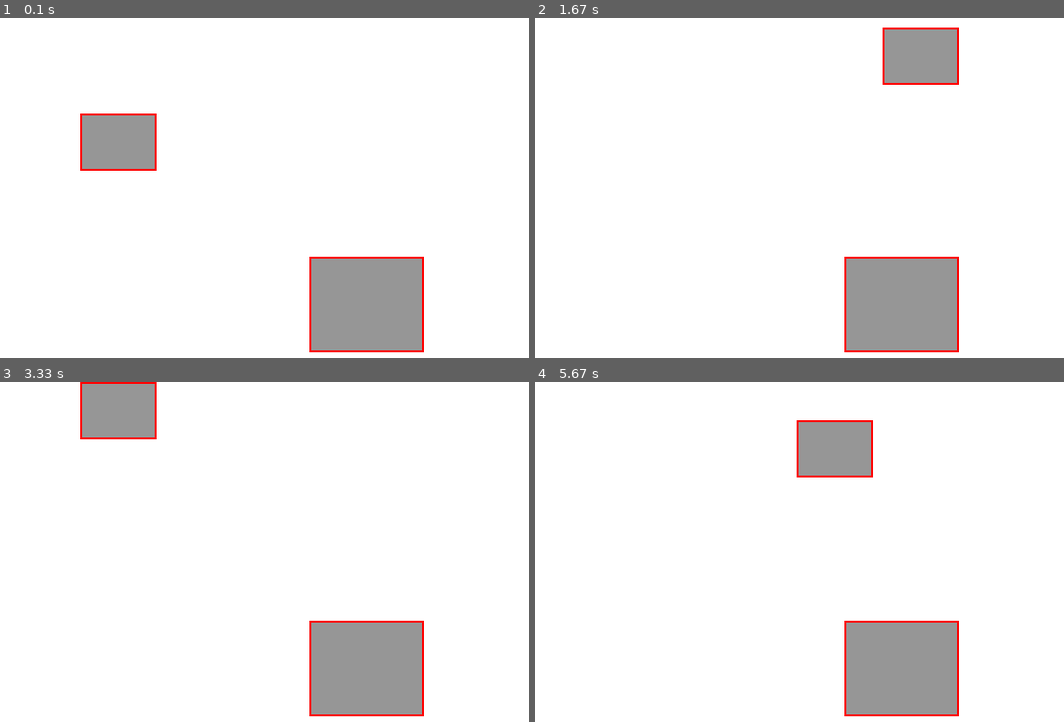
Above: before the commit, frames 1-4 (two rows, left to right).
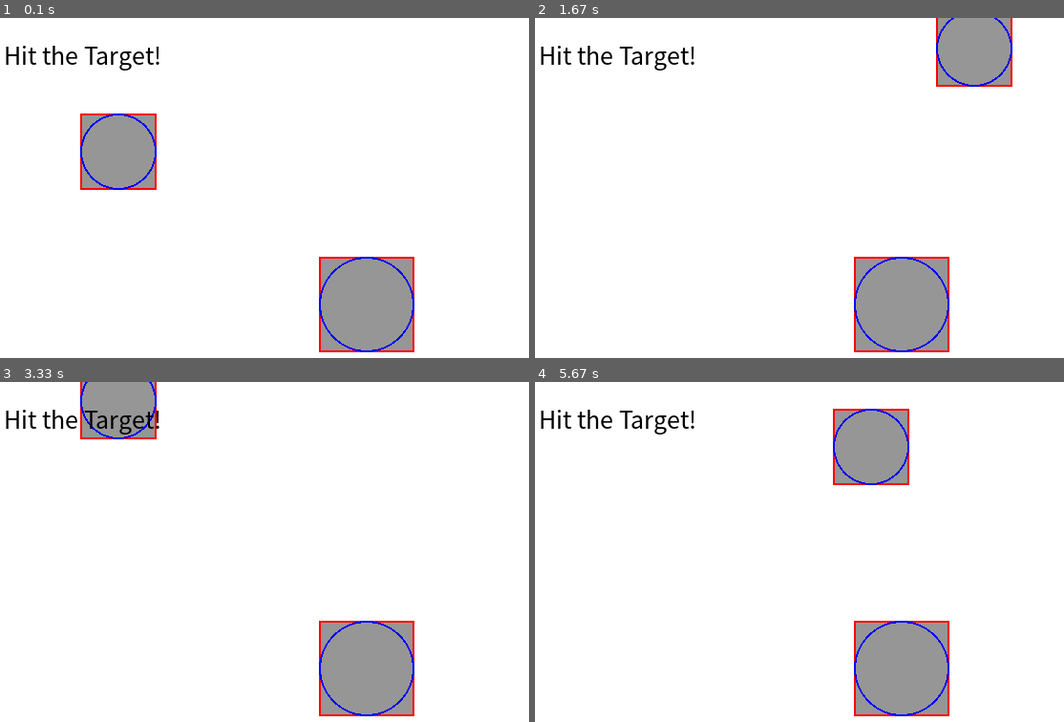
Above: after the commit, the same moments.

Repository: hsh060425/myfirstgame
Game: pygame game, started from vs_hsh/week4.py
The game is run twice, just before and just after one commit, with the same random seed, the same clock (stepped at 60 frames per second) and the same inputs.
Inputs:
- Up to frame 1 (0.1 s): no input
- Up to frame 2 (1.67 s): hold Right 0.33-0.8 s; hold Up 0.83-1.13 s; hold Right 1.17-1.63 s
- Up to frame 3 (3.33 s): hold Left 1.67-2.2 s; hold Down 2.23-2.53 s; hold Left 2.57-2.97 s; hold Up from 3 s (still down)
- Up to frame 4 (5.67 s): release Up at 3.37 s; hold Right 3.4-4.03 s; hold Down 4.07-4.43 s; hold Left 4.47-4.93 s; hold Right 4.97-5.43 s; hold Up from 5.47 s (still down)

The runs differ from the first frame. In frame 1, 3.1% of the frame differs, in the area x 1-81%, y 8-99%; in frame 2, 6.1%, in the area x 1-91%, y 0-99%; in frame 3, 2.3%; in frame 4, 5.4%.

Commit message:
pip_sprite_down

Diff:
--- /dev/null
+++ b/vs_hsh/sprite_test.py
@@ -0,0 +1,109 @@
+import pygame
+from sprite import load_sprite
+
+# --- 초기화 ---
+pygame.init()
+screen = pygame.display.set_mode((800, 600))
+pygame.display.set_caption("충돌 감지 테스트 (마우스로 움직여보세요)")
+clock = pygame.time.Clock()
+# 한글 폰트 설정 (시스템에 따라 폰트명이 다를 수 있음)
+try:
+    font = pygame.font.SysFont("malgungothic", 20)
+    big_font = pygame.font.SysFont("malgungothic", 40)
+except:
+    font = pygame.font.SysFont("arial", 20)
+    big_font = pygame.font.SysFont("arial", 40)
+
+class Entity(pygame.sprite.Sprite):
+    def __init__(self, name, pos, size=None):
+        super().__init__()
+        self.name = name
+        self.image = load_sprite(name, size)
+        self.rect = self.image.get_rect(center=pos)
+        self.mask = pygame.mask.from_surface(self.image)
+
+        # 충돌 상태 변수
+        self.is_rect_hit = False  # 사각형 영역이 닿았는가?
+        self.is_mask_hit = False  # 실제 픽셀이 닿았는가?
+
+    def draw_debug(self, surface):
+        # 1. 이미지 그리기
+        surface.blit(self.image, self.rect)
+
+        # 2. 사각형(Rect) 콜리전 표시 (사각형이 닿으면 노란색, 아니면 녹색)
+        rect_color = (255, 255, 0) if self.is_rect_hit else (0, 255, 0)
+        pygame.draw.rect(surface, rect_color, self.rect, 1)
+
+        # 3. 픽셀(Mask) 콜리전 표시 (픽셀이 닿으면 빨간색, 아니면 어두운 빨간색)
+        mask_color = (255, 0, 0) if self.is_mask_hit else (100, 0, 0)
+        outline_points = self.mask.outline()
+        if len(outline_points) > 1:
+            real_points = [(p[0] + self.rect.x, p[1] + self.rect.y) for p in outline_points]
+            pygame.draw.lines(surface, mask_color, True, real_points, 2)
+
+# --- 객체 생성 ---
+# 장애물들
+obstacles = [
+    Entity("rocket", (150, 300), (80, 220)),
+    Entity("stone", (350, 300)),
+    Entity("sword", (550, 300), (120, 120))
+]
+
+# 플레이어 (모험가)
+player = Entity("adventurer", (700, 100))
+
+running = True
+while running:
+    screen.fill((30, 30, 30))
+
+    for event in pygame.event.get():
+        if event.type == pygame.QUIT:
+            running = False
+
+    # 1. 플레이어 위치 업데이트 (마우스 위치)
+    player.rect.center = pygame.mouse.get_pos()
+
+    # 2. 충돌 상태 초기화
+    player.is_rect_hit = False
+    player.is_mask_hit = False
+    for obs in obstacles:
+        obs.is_rect_hit = False
+        obs.is_mask_hit = False
+
+    # 3. 모든 장애물과 충돌 체크
+    for obs in obstacles:
+        # (A) 사각형 충돌 체크 (Rect)
+        if player.rect.colliderect(obs.rect):
+            player.is_rect_hit = True
+            obs.is_rect_hit = True
+
+            # (B) 사각형이 닿았다면, 더 정밀한 픽셀 충돌 체크 (Mask)
+            # 두 객체의 상대적인 거리(offset)를 계산하여 겹치는지 확인
+            offset = (obs.rect.x - player.rect.x, obs.rect.y - player.rect.y)
+            if player.mask.overlap(obs.mask, offset):
+                player.is_mask_hit = True
+                obs.is_mask_hit = True
+
+    # 4. 그리기
+    for obs in obstacles:
+        obs.draw_debug(screen)
+    player.draw_debug(screen)
+
+    # 5. 화면 하단에 텍스트 알림 표시
+    if player.is_mask_hit:
+        msg = big_font.render("!! 픽셀 충돌 발생 (진짜 닿음) !!", True, (255, 0, 0))
+        screen.blit(msg, (screen.get_width()//2 - msg.get_width()//2, 500))
+    elif player.is_rect_hit:
+        msg = font.render("사각형 영역만 닿음 (투명한 곳)", True, (255, 255, 0))
+        screen.blit(msg, (screen.get_width()//2 - msg.get_width()//2, 520))
+
+    # 가이드 텍스트
+    txt1 = font.render("녹색/황색 선: 사각형 범위 (Rect)", True, (200, 200, 200))
+    txt2 = font.render("빨간색 선: 실제 픽셀 범위 (Mask)", True, (200, 200, 200))
+    screen.blit(txt1, (20, 20))
+    screen.blit(txt2, (20, 45))
+
+    pygame.display.flip()
+    clock.tick(60)
+
+pygame.quit()
--- a/vs_hsh/week4.py
+++ b/vs_hsh/week4.py
@@ -5,27 +5,32 @@
 pygame.init()
 WIDTH, HEIGHT = 800, 600
 screen = pygame.display.set_mode((WIDTH, HEIGHT))
-pygame.display.set_caption("Pygame AABB 시각화")
+pygame.display.set_caption("Pygame Physics: Target Bouncing")
 
 # 색상 정의
 WHITE = (255, 255, 255)
 GRAY = (150, 150, 150)
-RED = (255, 0, 0)
+RED = (255, 0, 0)      # AABB 테두리
+BLUE = (0, 0, 255)     # 원형 바운딩 박스
+YELLOW = (255, 255, 0) # 충돌 시 배경색
 BLACK = (0, 0, 0)
 
-# 2. 오브젝트 설정
-# 이동하는 사각형 (x, y, width, height)
-player_rect = pygame.Rect(100, 100, 80, 60)
-player_speed = 5
+# 2. 오브젝트 초기 설정
+# 플레이어 (조종 가능)
+player_rect = pygame.Rect(100, 100, 80, 80)
+player_speed = 6
 
-# 중앙 고정 사각형
-fixed_rect = pygame.Rect(0, 0, 120, 100)
-fixed_rect.center = (WIDTH // 2, HEIGHT // 2)
-
-# 프레임 조절을 위한 시계
-clock = pygame.time.Clock()
+# 타겟 (중앙 오브젝트)
+target_rect = pygame.Rect(0, 0, 100, 100)
+target_rect.center = (WIDTH // 2, HEIGHT // 2)
 
 def main():
+    # --- 물리 및 상태 변수 (함수 내부에 선언하여 에러 방지) ---
+    target_vel = pygame.Vector2(0, 0)  # 타겟의 속도 벡터
+    friction = 0.96                    # 마찰력 (매 프레임 속도 감소율)
+    bounce_intensity = 1.5             # 충돌 시 튕겨나가는 강도
+    clock = pygame.time.Clock()
+
     while True:
         # 이벤트 처리
         for event in pygame.event.get():
@@ -33,41 +38,79 @@
                 pygame.quit()
                 sys.exit()
 
-        # 3. 방향키 입력 처리 (이동)
+        # 3. 플레이어 이동 처리 (방향키)
         keys = pygame.key.get_pressed()
-        if keys[pygame.K_LEFT]:
-            player_rect.x -= player_speed
-        if keys[pygame.K_RIGHT]:
-            player_rect.x += player_speed
-        if keys[pygame.K_UP]:
-            player_rect.y -= player_speed
-        if keys[pygame.K_DOWN]:
-            player_rect.y += player_speed
+        move_vec = pygame.Vector2(0, 0)
+        if keys[pygame.K_LEFT]:  move_vec.x = -player_speed
+        if keys[pygame.K_RIGHT]: move_vec.x = player_speed
+        if keys[pygame.K_UP]:    move_vec.y = -player_speed
+        if keys[pygame.K_DOWN]:  move_vec.y = player_speed
 
-        # 화면 그리기
-        screen.fill(WHITE) # 배경은 흰색
+        player_rect.x += move_vec.x
+        player_rect.y += move_vec.y
 
-        # 2 & 4. 오브젝트 및 AABB 그리기
-        # (먼저 회색 면을 채우고, 그 위에 빨간색 테두리(AABB)를 그림)
+        # --- 원형 충돌 및 튕기기 로직 ---
+        p_center = pygame.Vector2(player_rect.center)
+        t_center = pygame.Vector2(target_rect.center)
 
-        # 고정 사각형 그리기
-        pygame.draw.rect(screen, GRAY, fixed_rect) # 회색 채우기
-        pygame.draw.rect(screen, RED, fixed_rect, 2) # 빨간색 AABB 테두리 (두께 2)
+        p_radius = player_rect.width // 2
+        t_radius = target_rect.width // 2
 
-        # 조종 사각형 그리기
-        pygame.draw.rect(screen, GRAY, player_rect) # 회색 채우기
-        pygame.draw.rect(screen, RED, player_rect, 2) # 빨간색 AABB 테두리 (두께 2)
+        # 두 중심 사이의 거리 계산
+        distance = p_center.distance_to(t_center)
+        min_dist = p_radius + t_radius
 
-        # 간단한 충돌 감지 시각화 (보너스: 충돌 시 텍스트 표시)
-        if player_rect.colliderect(fixed_rect):
-            font = pygame.font.SysFont(None, 40)
-            text = font.render("COLLISION!", True, BLACK)
-            screen.blit(text, (20, 20))
+        is_colliding = False
+        if distance < min_dist:
+            is_colliding = True
+
+            # 충돌 방향 벡터 (플레이어 -> 타겟)
+            if distance > 0:
+                push_dir = (t_center - p_center).normalize()
+            else:
+                push_dir = pygame.Vector2(1, 0)
+
+            # 1. 겹침 해결: 타겟을 즉시 바깥으로 밀어내기
+            overlap = min_dist - distance
+            target_rect.x += push_dir.x * overlap
+            target_rect.y += push_dir.y * overlap
+
+            # 2. 속도 부여: 타겟이 튕겨나감
+            target_vel = push_dir * (player_speed * bounce_intensity)
+
+        # 4. 타겟 물리 업데이트 (관성 및 마찰)
+        target_rect.x += target_vel.x
+        target_rect.y += target_vel.y
+        target_vel *= friction  # 감속
+
+        # 타겟이 벽에 부딪히면 튕기기
+        if target_rect.left < 0 or target_rect.right > WIDTH:
+            target_vel.x *= -1
+        if target_rect.top < 0 or target_rect.bottom > HEIGHT:
+            target_vel.y *= -1
+
+        # 5. 화면 그리기
+        # 충돌 시 배경 노란색
+        screen.fill(YELLOW if is_colliding else WHITE)
+
+        # 타겟 그리기 (회색 면 + 빨간 AABB + 파란 원)
+        pygame.draw.rect(screen, GRAY, target_rect)                  # 본체
+        pygame.draw.rect(screen, RED, target_rect, 2)               # AABB
+        pygame.draw.circle(screen, BLUE, target_rect.center, t_radius, 2) # 원형 박스
+
+        # 플레이어 그리기 (회색 면 + 빨간 AABB + 파란 원)
+        pygame.draw.rect(screen, GRAY, player_rect)                 # 본체
+        pygame.draw.rect(screen, RED, player_rect, 2)              # AABB
+        pygame.draw.circle(screen, BLUE, player_rect.center, p_radius, 2) # 원형 박스
+
+        # 안내 텍스트
+        font = pygame.font.SysFont("malgungothic", 25) # 한글 지원 폰트가 없을 수 있어 기본 폰트 사용
+        msg = "COLLISION!" if is_colliding else "Hit the Target!"
+        text = font.render(msg, True, BLACK)
+        screen.blit(text, (20, 20))
 
         # 화면 업데이트
         pygame.display.flip()
-
-        # 초당 60프레임 제한
         clock.tick(60)
 
 if __name__ == "__main__":
Binary file added: vs_hsh/res/ant.png
Binary file added: vs_hsh/res/b1.png
Binary file added: vs_hsh/res/b2.png
Binary file added: vs_hsh/res/baicai.png
Binary file added: vs_hsh/res/ball.png
Binary file added: vs_hsh/res/banana.png
Binary file added: vs_hsh/res/bat1.png
Binary file added: vs_hsh/res/bat2.png
Binary file added: vs_hsh/res/bee.png
Binary file added: vs_hsh/res/bird1.png
Binary file added: vs_hsh/res/bird2.png
Binary file added: vs_hsh/res/blackbat1.png
(and 100 more such lines)
